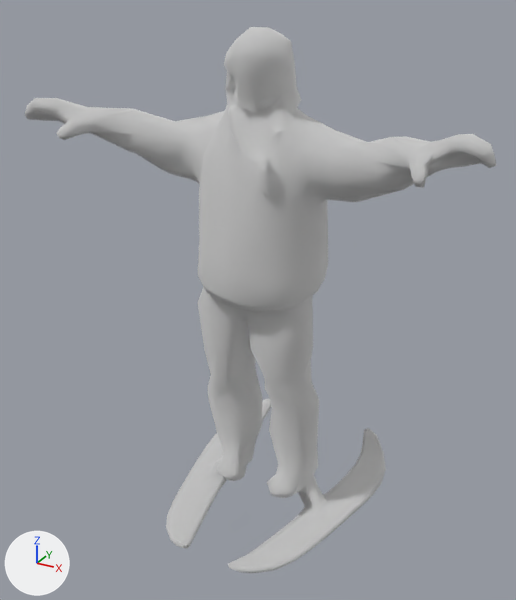
Renders of the glTF model unsoccer/client/dist/assets/characters/free3d/6298522/rigged_unity.glb from each side of a commit.
One viewpoint serves both versions: a camera (50 mm lens) standing at (0.588, -1.124, 1.008) and looking at (-0.017, -0.024, 0.458). The lights are fixed; the arrows at lower left show +X, +Y and +Z. The first picture is the older version. Vertices at exactly the same position are counted once.

The older version as bpy lines, for what is in view:
```python
mat_retopo_neural_node_5cf8d364_c981_41e2_823f_cfcf0b890b6a_materia = principled_material('Retopo_neural_node_5cf8d364-c981-41e2-823f-cfcf0b890b6a_materia')
mat_retopo_neural_node_5cf8d364_c981_41e2_823f_cfcf0b890b6a_materia.base_color = (0.8, 0.8, 0.8)  # white #e7e7e7
mat_retopo_neural_node_5cf8d364_c981_41e2_823f_cfcf0b890b6a_materia.metallic = 1.0
mat_retopo_neural_node_5cf8d364_c981_41e2_823f_cfcf0b890b6a_materia.roughness = 1.0
me_retopo_neural_node_5cf8d364_c981_41e2_823f_cfcf0b890b6a = bpy.data.meshes.new('Retopo_neural_node_5cf8d364-c981-41e2-823f-cfcf0b890b6a')
me_retopo_neural_node_5cf8d364_c981_41e2_823f_cfcf0b890b6a.from_pydata(...)  # 1054 vertices, 2108 faces; spans x -0.412..0.412, y -0.261..0.246, z 0.0..0.948
me_retopo_neural_node_5cf8d364_c981_41e2_823f_cfcf0b890b6a.materials.append(mat_retopo_neural_node_5cf8d364_c981_41e2_823f_cfcf0b890b6a_materia)  # white #e7e7e7
ob_retopo_neural_node_5cf8d364_c981_41e2_823f_cfcf0b890b6a = bpy.data.objects.new('Retopo_neural_node_5cf8d364-c981-41e2-823f-cfcf0b890b6a', me_retopo_neural_node_5cf8d364_c981_41e2_823f_cfcf0b890b6a)
ob_retopo_neural_node_5cf8d364_c981_41e2_823f_cfcf0b890b6a.location = (0.0, 0.0, 0.0)
```
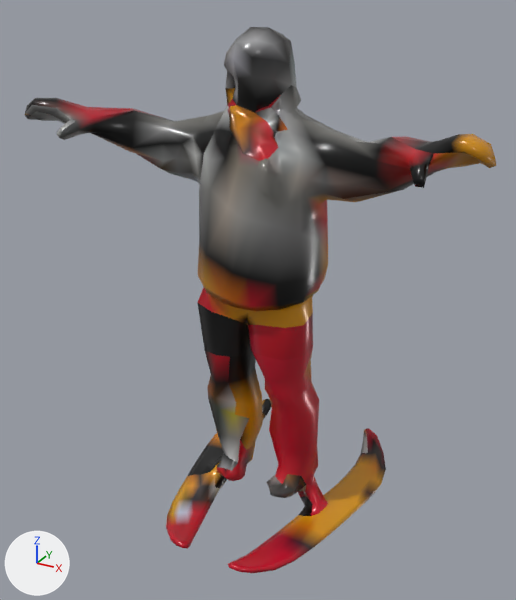
Changed parts and their boxes (x1, y1, x2, y2) in the pictures (516 x 600 px):
```json
{"object": "Retopo_neural_node_5cf8d364-c981-41e2-823f-cfcf0b890b6a", "change": "recoloured", "before": [24, 27, 496, 573], "after": [24, 27, 496, 573], "on screen": "darker"}
```

The change, as JSON lines over the scene's bpy script:
```json
{"block": "mat_retopo_neural_node_5cf8d364_c981_41e2_823f_cfcf0b890b6a_materia", "where": "n0 = _N.new('ShaderNodeBsdfPrincipled'); n0.name = 'Principled BSDF'"}
{"op": "set", "path": "n0.inputs[1].default_value", "old": "1.0", "new": "0.0649", "note": "'Metallic'"}
{"op": "set", "path": "n0.inputs[2].default_value", "old": "1.0", "new": "0.28", "note": "'Roughness'"}
{"op": "add", "block": "mat_retopo_neural_node_5cf8d364_c981_41e2_823f_cfcf0b890b6a_materia", "code": "n2 = _N.new('ShaderNodeVertexColor'); n2.name = 'Color Attribute'"}
{"op": "add", "block": "mat_retopo_neural_node_5cf8d364_c981_41e2_823f_cfcf0b890b6a_materia", "code": "_L.new(n2.outputs[0], n0.inputs[0])  # 'Color' to 'Base Color'"}
{"block": "me_retopo_neural_node_5cf8d364_c981_41e2_823f_cfcf0b890b6a", "where": "me_retopo_neural_node_5cf8d364_c981_41e2_823f_cfcf0b890b6a.from_pydata(...)  # 1054 vertices, 2108 faces; spans x -0.412..0.412, y -0.261..0.246, z 0.0..0.948"}
{"block": "me_retopo_neural_node_5cf8d364_c981_41e2_823f_cfcf0b890b6a", "where": "# used by ob_retopo_neural_node_5cf8d364_c981_41e2_823f_cfcf0b890b6a; location = (0.0, 0.0, 0.0)"}
{"block": "me_retopo_neural_node_5cf8d364_c981_41e2_823f_cfcf0b890b6a", "change": "me_retopo_neural_node_5cf8d364_c981_41e2_823f_cfcf0b890b6a part 1: vertex colours changed"}
```
